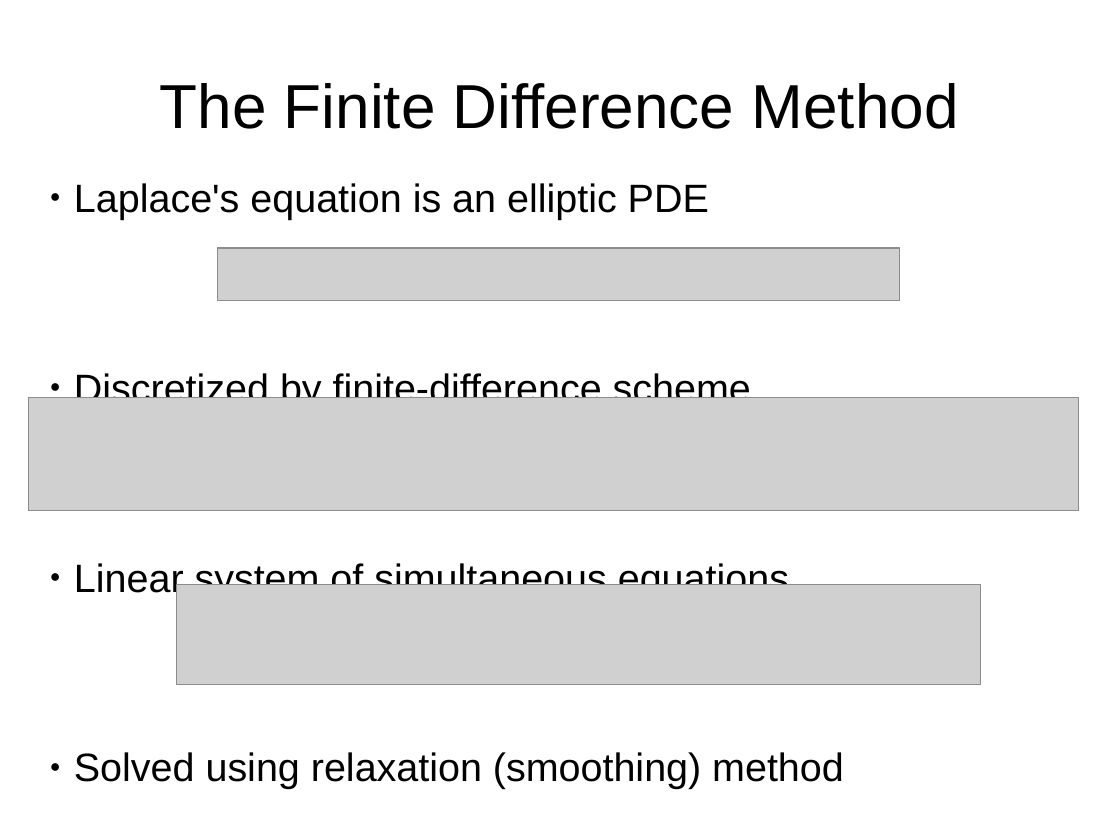
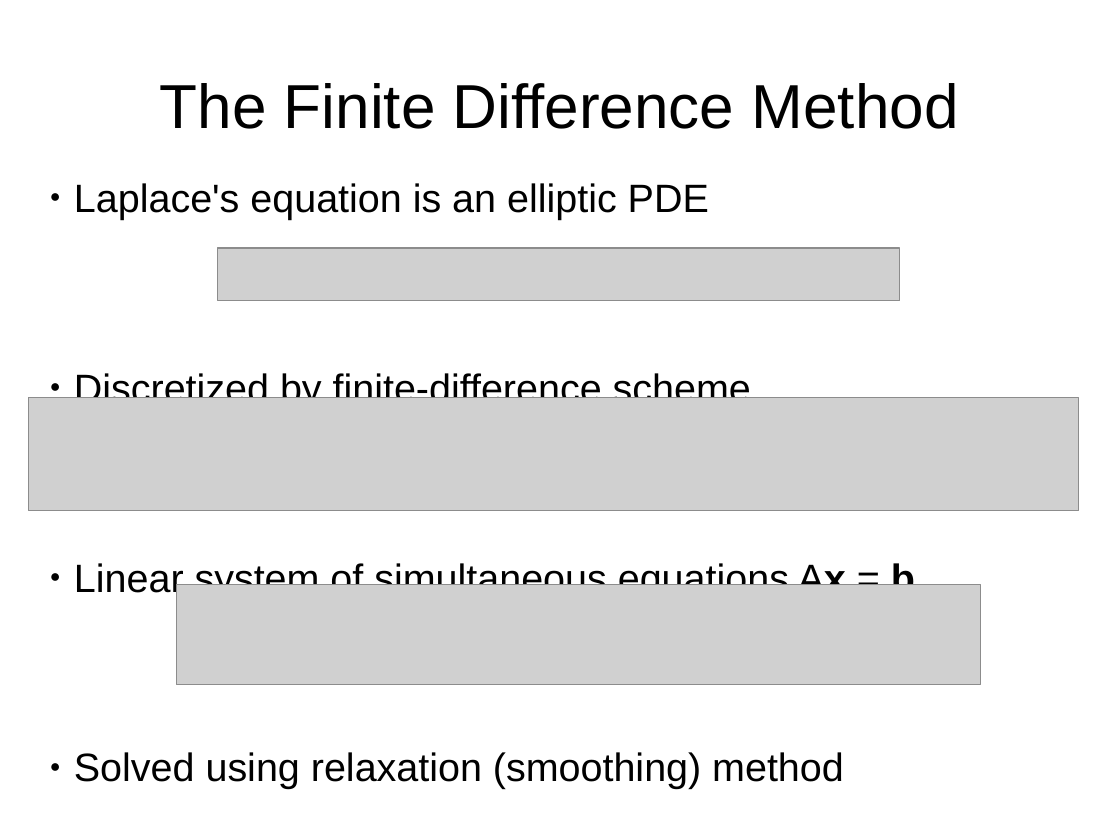
Before and after one commit to JohnRCC/P3Group, a slide deck: slide 1 of presentations/john.odp. Drawn at 1120x840 pixels with LibreOffice and Linux fonts; fonts in the diff are those of the drawing; grey boxes stand for pictures. Boxes give left, top, right and bottom in pixels: in the first picture for what was removed or moved away, otherwise in the second. Text is boxed around its words. In the diff, an @@ line names an element or a change of style, - is before the commit and + after.

Commit message:
2015-03-08 15:55 Updated presentation

```diff
--- a/presentations/john.odp
+++ b/presentations/john.odp
@@ text at (74, 560, 915, 599): text changed @@
-● Linear system of simultaneous equations
+● Linear system of simultaneous equations Ax = b
```
Also in this commit, not shown: 1 other slide changed, 2 slides added, 1 other file.
